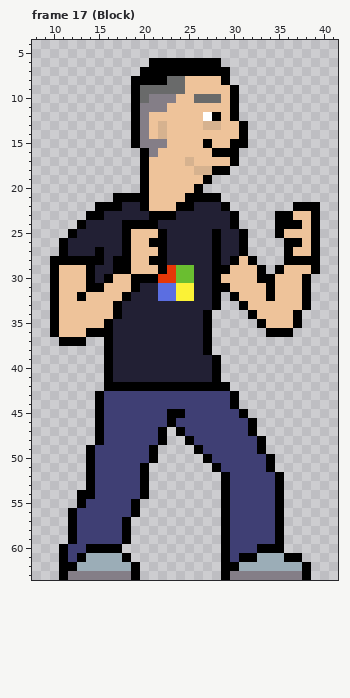
Pixel-art file, stored at aseprite/JimR.aseprite. The first picture shows the starting point.
80x64 pixels, 36 frames. Shown: frame 17 (Block): x 8..41, y 4..63. The commit also changed other frames, which this record leaves out.
Once edited:
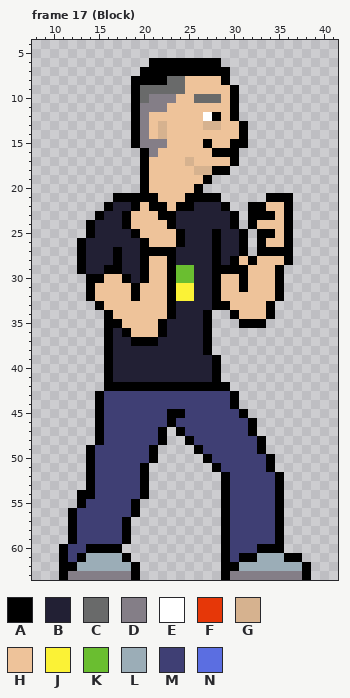
Palette (. is transparent): A #000000  B #222034  C #696a6a  D #847e87  E #ffffff  F #e63708  G #d6b28f  H #eec39a  J #fbf236  K #6abe30  L #9badb7  M #3f3f74  N #5b6ee1
From the commit log: Finished Rim Jies block animation
From old to new:
Changed rows in their new state; - is an unchanged pixel.
Frame 17 (Block):
first column x 10:
21 -----------A------------AAA---
22 -----.-B-AHAA---------AAHHA...
23 ----.---AHHH----------AAAH-...
24 ---.A----HHHHA--------AHHH-...
25 --..A---BA--HHA--------AAHA...
26 -..A----BBAHHHA--------AHH-...
27 -..A-B-ABBAA-A---------AAA-...
28 ...-BB--BBAHHA---------HHH-...
29 ...AB-A-BBA-HA------AA-HH-....
30 ....-AH-AB-HHA-------A-HHA...-
31 ....-H----HHHA-----H-A--HA...-
32 ....A---HAHHHA-----HH---HA...-
33 .....A-HHHHHHA-----AHH--A....-
34 ......AHHHHHHA------AHH-A...--
35 ......-AHHHHA--------AA-....--
36 ......--AHHHA-----------...---
37 -...-----AAA------------------
Where, in picture pixels (left, top, right, bottom), the same in both pictures:
changed: (50, 193, 185, 346)
changed: (221, 193, 320, 337)
